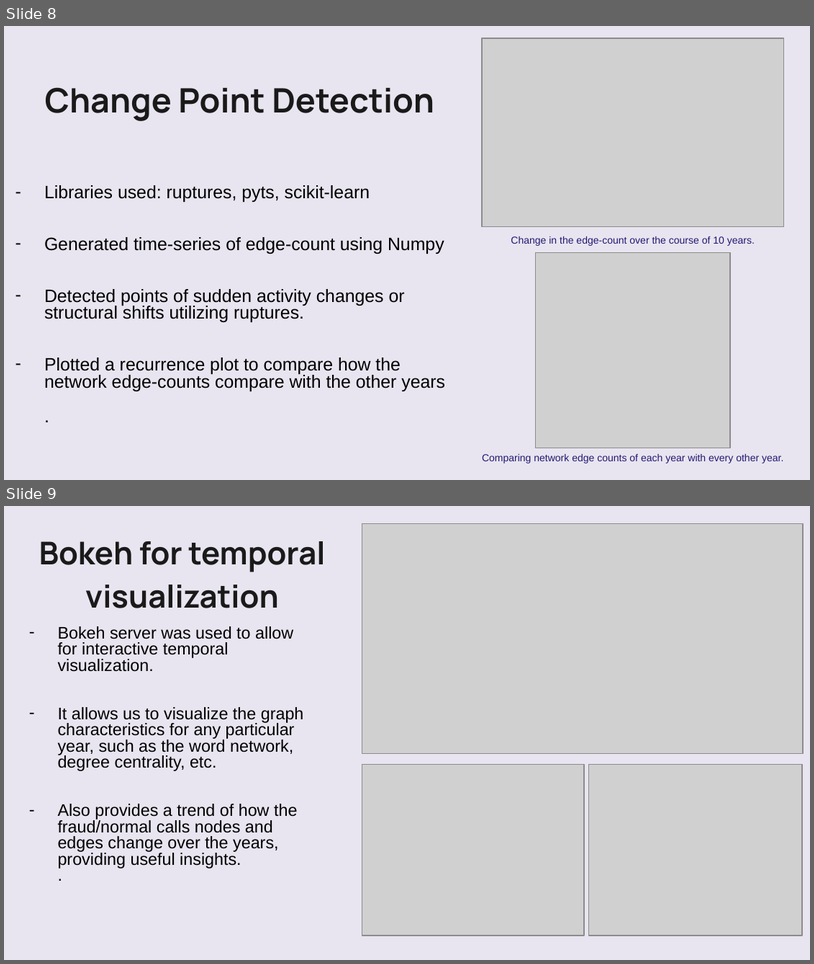
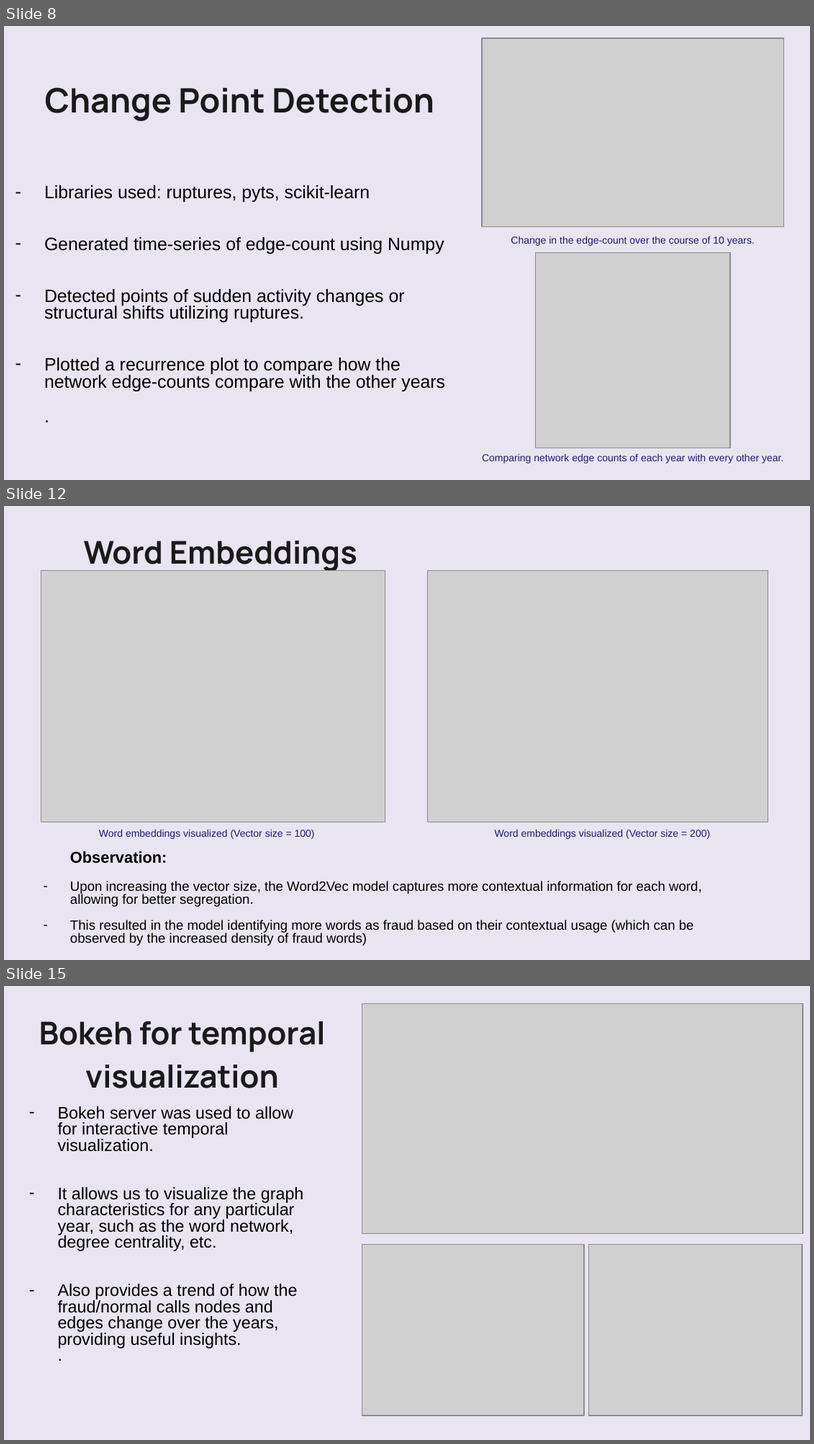
Before and after one commit to VatsalBhuva11/hoax-call-temporal-analysis, a slide deck: Group_16_SNA.pptx. Shown one above the other, each under a label of ours: slides 8 and 9 before the commit, slides 8, 12 and 15 after it; the slides between them are not shown. The pictures are 814x964 and 814x1444 pixels, drawn with LibreOffice and Linux fonts; fonts in the diff are those of the drawing; grey boxes stand for pictures; background and template pictures are left out. Boxes give left, top, right and bottom in pixels: in the first picture for what was removed or moved away, otherwise in the second. Text is boxed around its words. In the diff, an @@ line names an element or a change of style, - is before the commit and + after.

```diff
--- a/Group_16_SNA.pptx
+++ b/Group_16_SNA.pptx
@@ slide 12 added at (x1=4, y1=506, x2=810, y2=960), background picture (left out) @@
@@ freeform shape added at (x1=4, y1=506, x2=810, y2=960), fill #FAFAFA at 75% opacity @@
@@ text added at (x1=84, y1=541, x2=358, y2=571), 28 pt, text #1A1A1A, bold @@
+Word Embeddings
@@ picture added at (x1=41, y1=571, x2=386, y2=822) @@
@@ picture added at (x1=427, y1=571, x2=768, y2=822) @@
@@ text added at (x1=99, y1=829, x2=315, y2=839), 9 pt, text #231870 @@
+Word embeddings visualized (Vector size = 100)
@@ text added at (x1=495, y1=829, x2=710, y2=839), 9 pt, text #231870 @@
+Word embeddings visualized (Vector size = 200)
@@ subtitle added at (x1=70, y1=851, x2=702, y2=945), 12 pt, text #000000 @@
+Observation:
+– Upon increasing the vector size, the Word2Vec model captures more contextual information for each word, allowing for better segregation.
+– This resulted in the model identifying more words as fraud based on their contextual usage (which can be observed by the increased density of fraud words)
@@ what was slide 9 is now slide 15 @@
```
Also in this commit, not shown: 4 slides changed, 10 other slides added, 1 slide removed, 3 other files.
